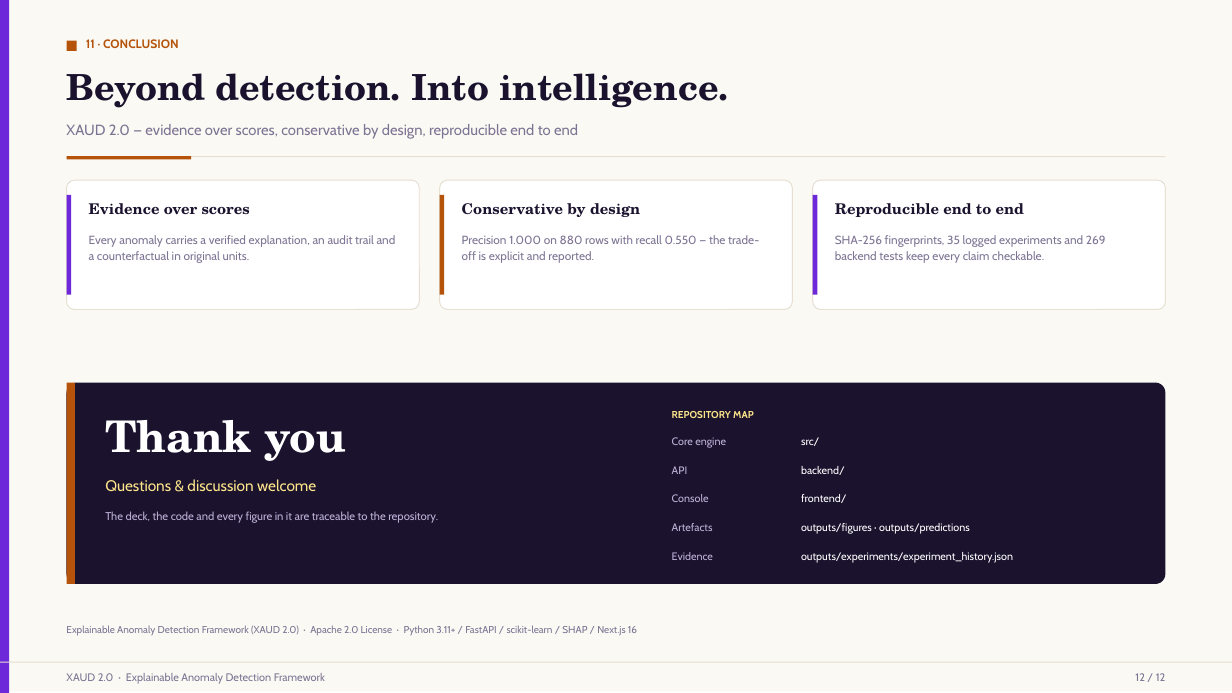
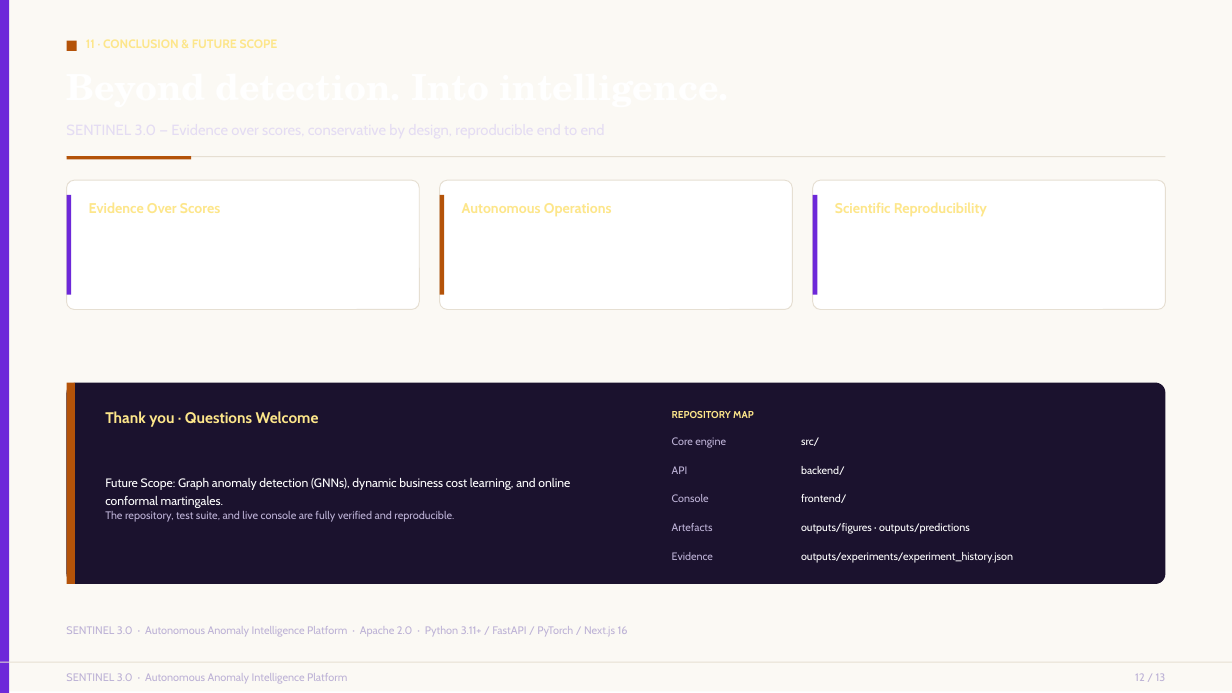
Before and after one commit to rohan1252030019-netizen/explainable-anomaly-detection, a slide deck: slide 12 of presentation/Explainable_Anomaly_Detection_12slides.pptx. Drawn at 1232x693 pixels with LibreOffice and Linux fonts; fonts in the diff are those of the drawing. Boxes give left, top, right and bottom in pixels: in the first picture for what was removed or moved away, otherwise in the second. Text is boxed around its words. In the diff, an @@ line names an element or a change of style, - is before the commit and + after.

Commit message:
docs(presentation): update PPT to SENTINEL 3.0 with 18 detectors, conformal bounds, and viva Q&A

```diff
--- a/presentation/Explainable_Anomaly_Detection_12slides.pptx
+++ b/presentation/Explainable_Anomaly_Detection_12slides.pptx
@@ text removed at box(86, 39, 179, 48) @@
-11 · CONCLUSION
@@ text removed at box(66, 73, 728, 108) @@
-Beyond detection. Into intelligence.
@@ text removed at box(66, 124, 578, 139) @@
-XAUD 2.0 — evidence over scores, conservative by design, reproducible end to end
@@ text at box(89, 202, 220, 213): text changed; size 11.5 to 11 pt; font TeX Gyre Schola to Cabin; text colour #1B122E to #FDE68A @@
-Evidence over scores
+Evidence Over Scores
@@ text at box(462, 203, 612, 217): text changed; size 11.5 to 11 pt; font TeX Gyre Schola to Cabin; text colour #1B122E to #FDE68A @@
-Conservative by design
+Autonomous Operations
@@ text at box(835, 202, 987, 217): text changed; size 11.5 to 11 pt; font TeX Gyre Schola to Cabin; text colour #1B122E to #FDE68A @@
-Reproducible end to end
+Scientific Reproducibility
@@ text removed at box(89, 235, 396, 263) @@
-Every anomaly carries a verified explanation, an audit trail and a counterfactual in original units.
@@ text removed at box(462, 235, 759, 263) @@
-Precision 1.000 on 880 rows with recall 0.550 — the trade-off is explicit and reported.
@@ text removed at box(835, 235, 1106, 263) @@
-SHA-256 fingerprints, 35 logged experiments and 269 backend tests keep every claim checkable.
@@ text at box(105, 411, 319, 427): text changed; size 34 to 12 pt; font TeX Gyre Schola to Cabin; text colour #FFFFFF to #FDE68A @@
-Thank you
+Thank you · Questions Welcome
@@ text at box(105, 478, 570, 508): text changed; size 12 to 9.5 pt; text colour #FDE68A to #FFFFFF @@
-Questions & discussion welcome
+Future Scope: Graph anomaly detection (GNNs), dynamic business cost learning, and online conformal martingales.
@@ text at box(105, 511, 454, 522): text changed; size 8.8 to 8.5 pt @@
-The deck, the code and every figure in it are traceable to the repository.
+The repository, test suite, and live console are fully verified and reproducible.
@@ text at box(66, 626, 628, 637): text changed; size 7.8 to 8.5 pt; text colour #7D7493 to #BDB2D6 @@
-Explainable Anomaly Detection Framework (XAUD 2.0) · Apache 2.0 License · Python 3.11+ / FastAPI / scikit-learn / SHAP / Next.js 16
+SENTINEL 3.0 · Autonomous Anomaly Intelligence Platform · Apache 2.0 · Python 3.11+ / FastAPI / PyTorch / Next.js 16
@@ text at box(66, 673, 347, 684): text changed; text colour #7D7493 to #BDB2D6 @@
-XAUD 2.0 · Explainable Anomaly Detection Framework
+SENTINEL 3.0 · Autonomous Anomaly Intelligence Platform
@@ text at box(1135, 673, 1166, 681): text changed; text colour #7D7493 to #BDB2D6 @@
-12 / 12
+12 / 13
```
Also in this commit, not shown: 8 other slides changed, 4 slides added, 3 slides removed, 2 other files.
